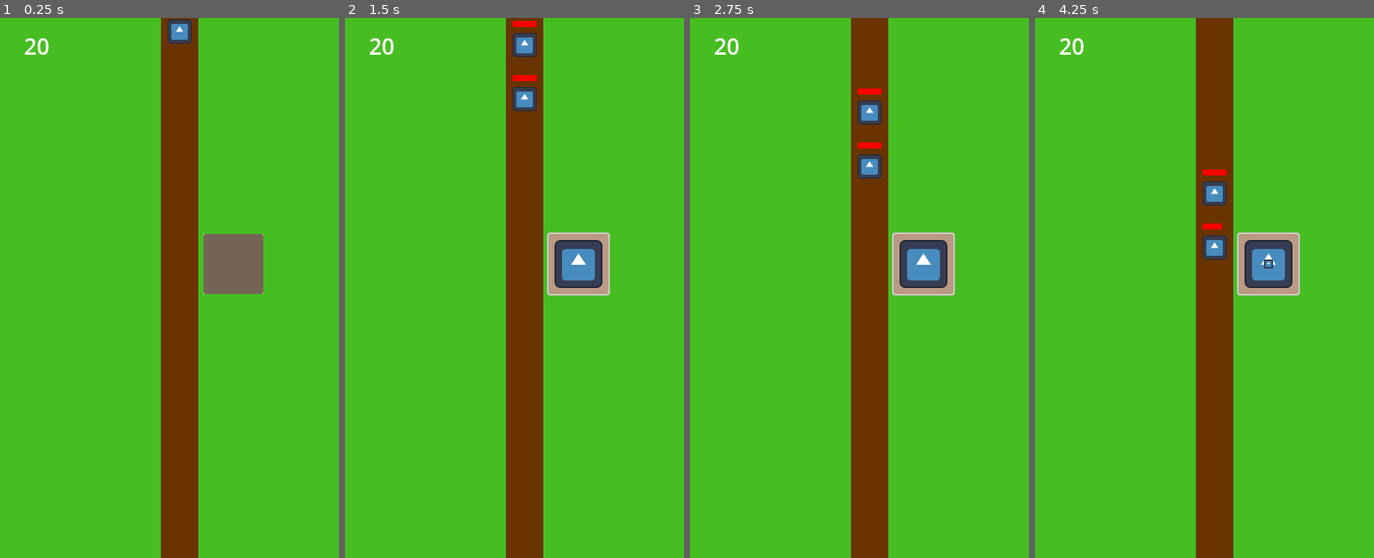
Above: before the commit, frames 1-4 (left to right).
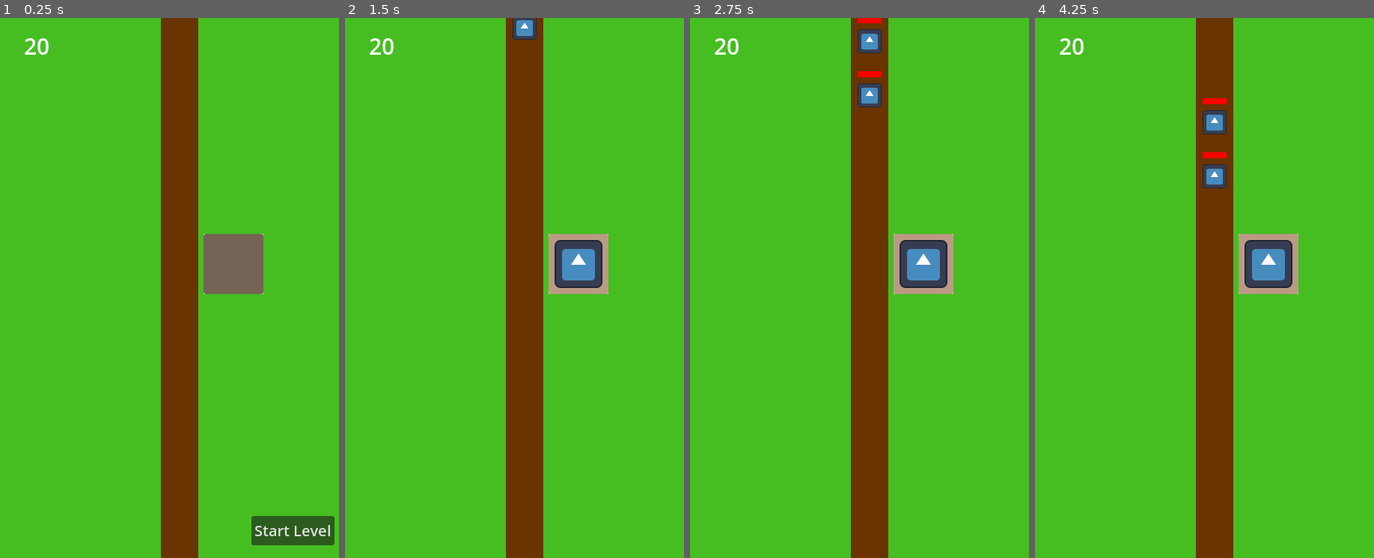
Above: after the commit, the same moments.

Repository: wbryceangell/godot_tower_defense
Game: Godot game, scene res://main.tscn
Two runs of this game, one before a commit and one after it. Both use one fixed random seed, a clock stepped at 60 frames per second and the inputs below. The engine's default icon, where the game draws it, is replaced by a stand-in: a white triangle on a blue panel in a dark square.
Inputs (mouse positions are in pixels of both pictures, inside the frame that each line leads up to):
- Up to frame 1 (0.25 s): no input
- Up to frame 2 (1.5 s): click (578, 266) at 0.5 s; click (636, 531) at 1.25 s, where only the run after the commit has a clickable "Start Level"
- Up to frame 3 (2.75 s): no input
- Up to frame 4 (4.25 s): no input

The runs differ from the first frame. In frame 1, 1.6% of the frame differs, in the area x 49-99%, y 0-98%; in frame 2, 1.1%; in frame 3, 1.5%; in frame 4, 1.6%.

Commit message:
added a start button for the level

Diff:
--- a/levels/level.gd
+++ b/levels/level.gd
@@ -9,8 +9,6 @@
 
 func _ready():
 	_set_life_total(life)
-	_spawn_mob()
-	$MobTimer.start(1)
 
 
 func _set_life_total(lifeTotal: int):
@@ -42,3 +40,9 @@
 func _decrease_life(amount: int):
 	life -= amount
 	_set_life_total(life)
+
+
+func _on_start_button_pressed():
+	$StartButton.hide()
+	_spawn_mob()
+	$MobTimer.start(1)
--- a/levels/level.tscn
+++ b/levels/level.tscn
@@ -50,5 +50,14 @@
 offset_bottom = 31.08
 label_settings = SubResource("LabelSettings_yd1kx")
 
+[node name="StartButton" type="Button" parent="."]
+offset_left = 336.0
+offset_top = 664.0
+offset_right = 442.0
+offset_bottom = 703.0
+theme_override_font_sizes/font_size = 20
+text = "Start Level"
+
 [connection signal="clicked" from="TowerPlot" to="." method="_on_tower_plot_clicked"]
 [connection signal="timeout" from="MobTimer" to="." method="_on_mob_timer_timeout"]
+[connection signal="pressed" from="StartButton" to="." method="_on_start_button_pressed"]
